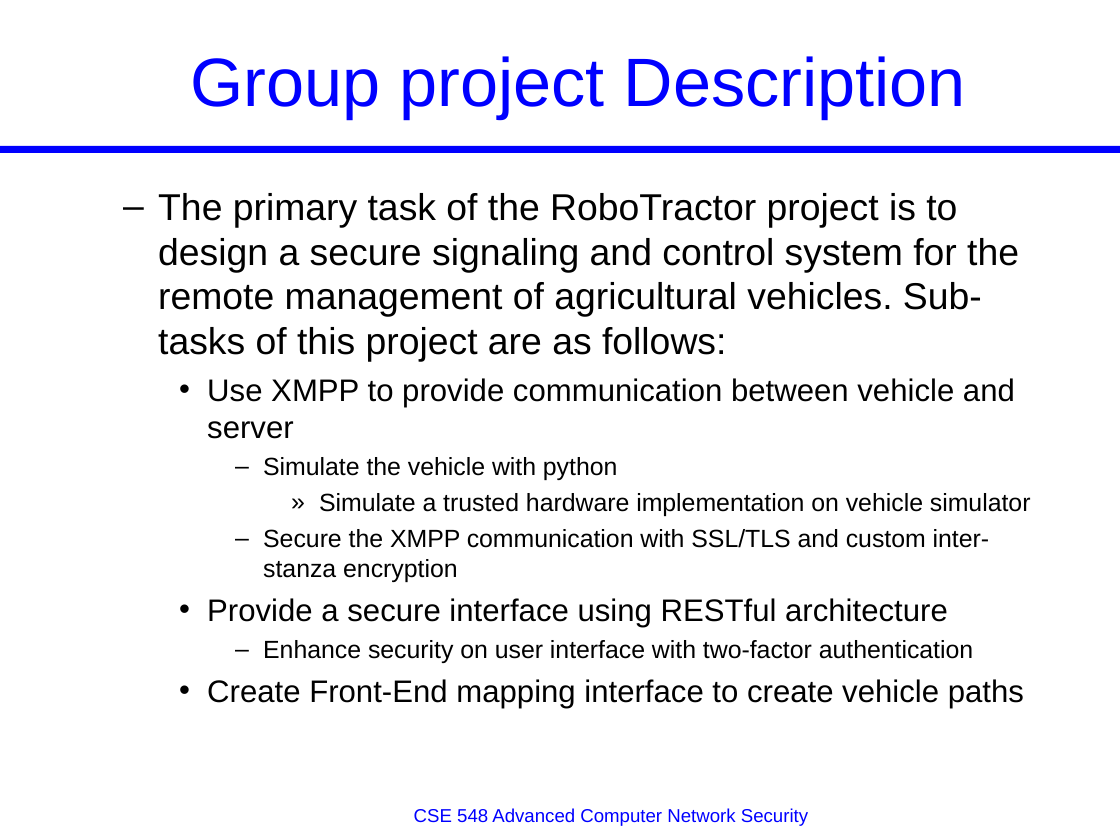
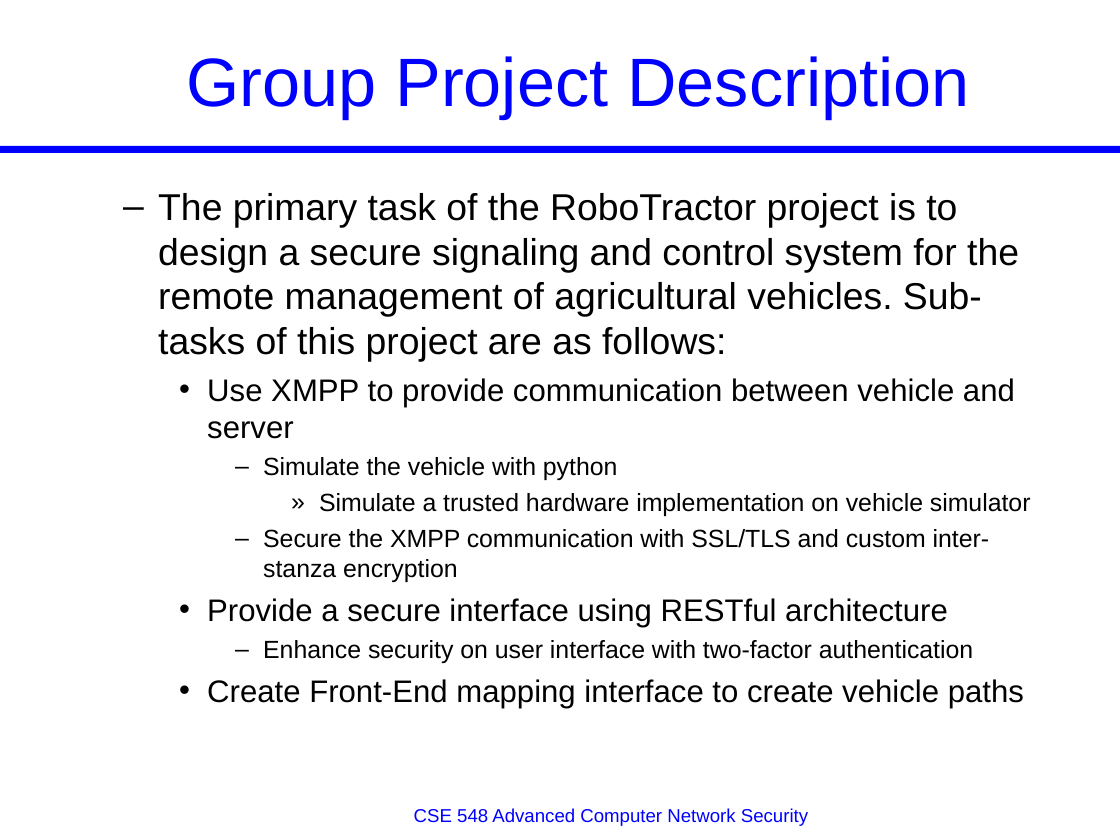
Before and after one commit to JeremyLWright/cse548, a slide deck: slide 2 of midterm/Presentation_Template.ppt. Drawn at 1120x840 pixels with LibreOffice and Linux fonts; fonts in the diff are those of the drawing. Boxes give left, top, right and bottom in pixels: in the first picture for what was removed or moved away, otherwise in the second. Text is boxed around its words. In the diff, an @@ line names an element or a change of style, - is before the commit and + after.

Commit message:
Update Presentation

```diff
--- a/midterm/Presentation_Template.ppt
+++ b/midterm/Presentation_Template.ppt
@@ title at [186, 56, 969, 119]: text changed @@
-Group project Description
+Group Project Description
```
Also in this commit, not shown: 1 other slide changed, 7 slides added, 4 slides removed.
